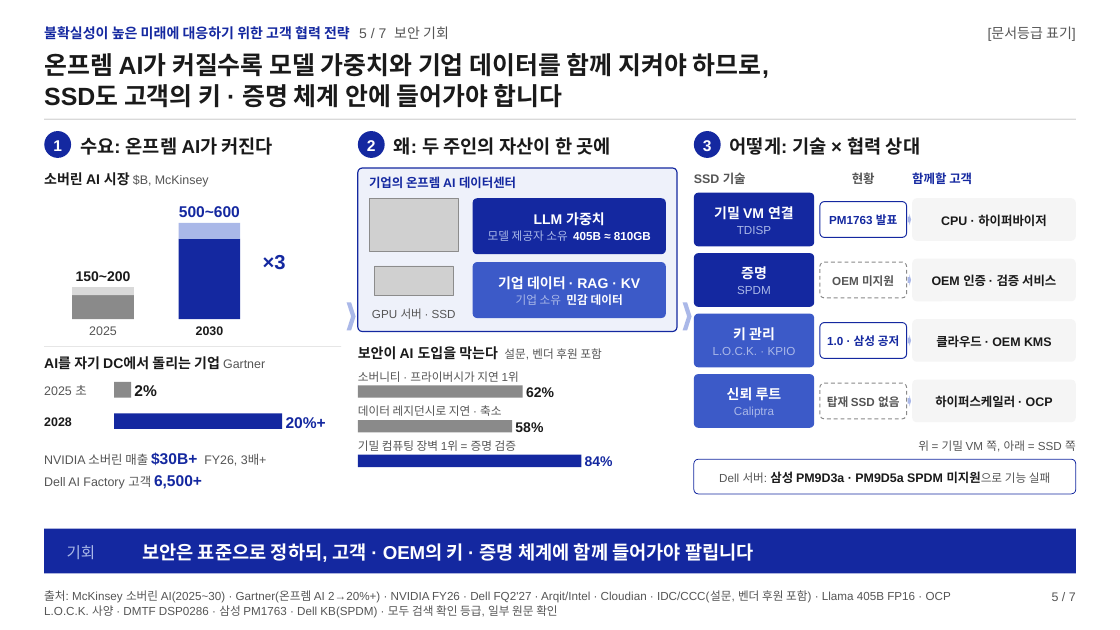
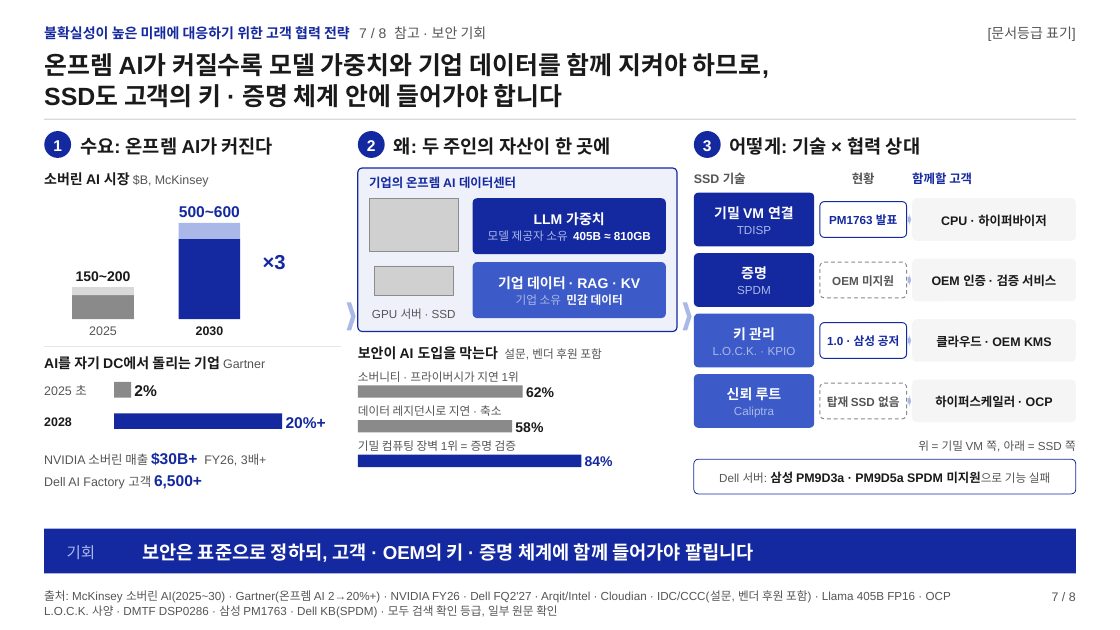
Before and after one commit to k31001/action-learning, a slide deck: slide 7 of dashboard/public/presentations/ssd-future-ready-strategy.pptx (slide 5 before the commit). Drawn at 1120x630 pixels with LibreOffice and Linux fonts; fonts in the diff are those of the drawing; grey boxes stand for pictures. Boxes give left, top, right and bottom in pixels: in the first picture for what was removed or moved away, otherwise in the second. Text is boxed around its words. In the diff, an @@ line names an element or a change of style, - is before the commit and + after.

```diff
--- a/dashboard/public/presentations/ssd-future-ready-strategy.pptx
+++ b/dashboard/public/presentations/ssd-future-ready-strategy.pptx
@@ text at bbox=[44, 26, 487, 40]: text changed @@
-불확실성이 높은 미래에 대응하기 위한 고객 협력 전략 5 / 7 보안 기회
+불확실성이 높은 미래에 대응하기 위한 고객 협력 전략 7 / 8 참고 · 보안 기회
@@ text at bbox=[1052, 592, 1076, 601]: text changed @@
-5 / 7
+7 / 8
```
Also in this commit, not shown: 6 other slides changed, 1 slide added, 40 other files.
